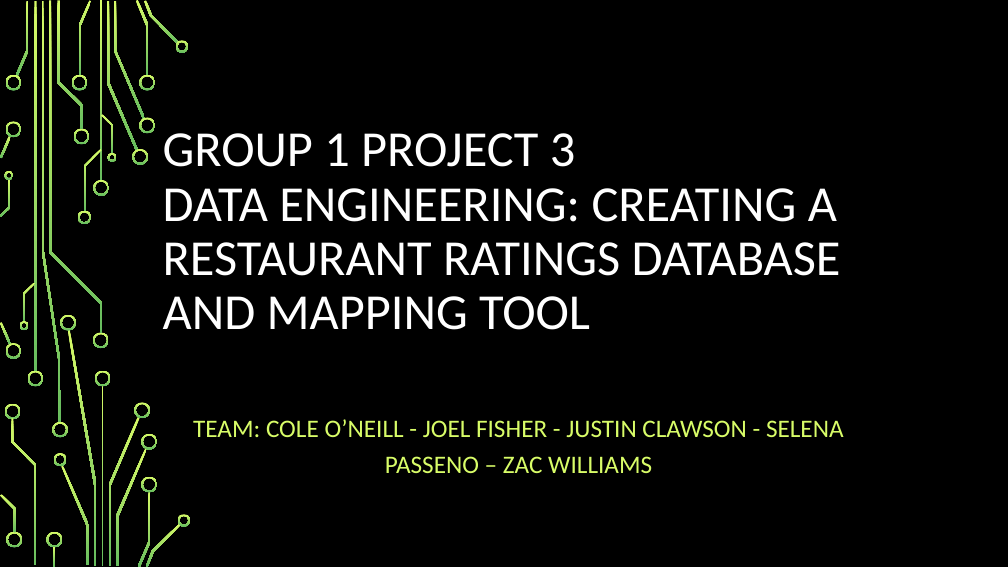
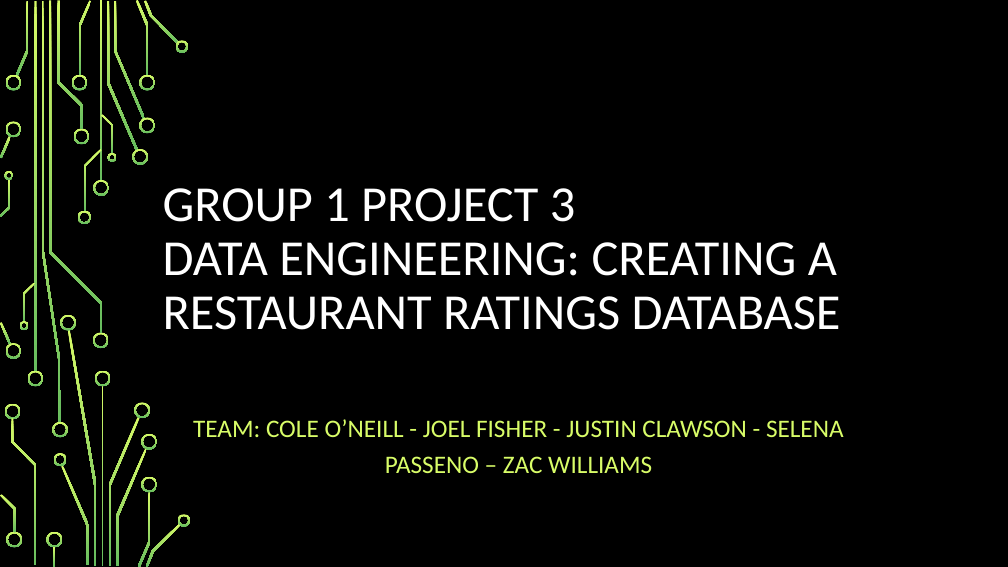
Before and after one commit to jclawson0602/Group_1_Project_3, a slide deck: slide 1 of Group 1 Project 3 DRAFT.pptx. Drawn at 1008x567 pixels with LibreOffice and Linux fonts; fonts in the diff are those of the drawing; background and template pictures are left out. Boxes give left, top, right and bottom in pixels: in the first picture for what was removed or moved away, otherwise in the second. Text is boxed around its words. In the diff, an @@ line names an element or a change of style, - is before the commit and + after.

```diff
--- a/Group 1 Project 3 DRAFT.pptx
+++ b/Group 1 Project 3 DRAFT.pptx
@@ title at box(163, 188, 841, 330): text changed @@
-GROUP 1 PROJECT 3
-DATA ENGINEERING: CREATING A RESTAURANT RATINGS DATABASE AND MAPPING TOOL
+GROUP 1 PROJECT 3
+DATA ENGINEERING: CREATING A RESTAURANT RATINGS DATABASE
```
Also in this commit, not shown: 4 other slides changed, 7 slides added, 3 slides removed.
